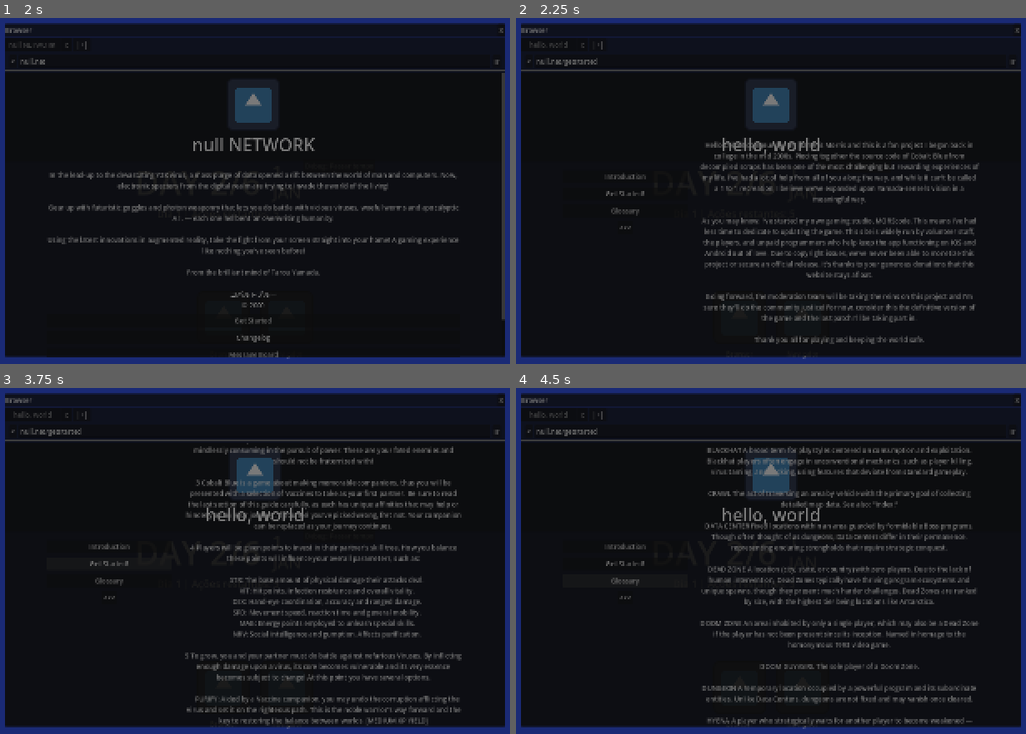
Above: before the commit, frames 1-4 (two rows, left to right).
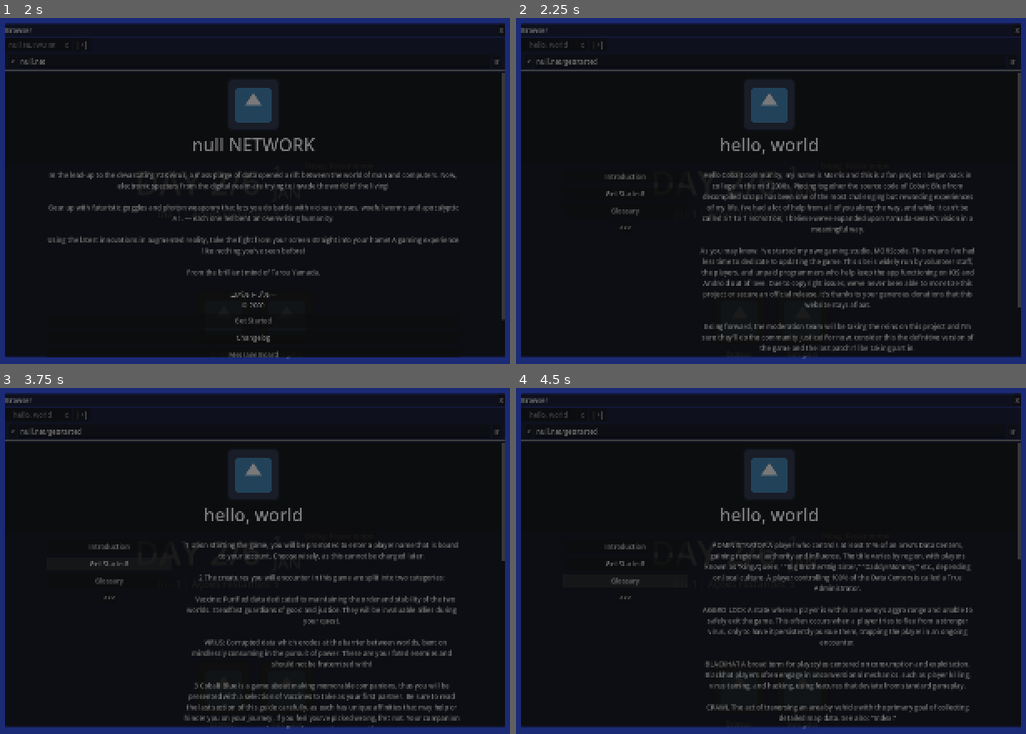
Above: after the commit, the same moments.

Repository: GYU-GAZE/NULL-NETWORK
Game: Godot game, scene res://core/main.tscn
Two runs of this game, one before a commit and one after it. Both use one fixed random seed, a clock stepped at 60 frames per second and the inputs below. The engine's default icon, where the game draws it, is replaced by a stand-in: a white triangle on a blue panel in a dark square.
Inputs:
- Up to frame 1 (2 s): click "Debug: Passar tempo" at 0.5 s; click "Browser" at 1.25 s
- Up to frame 2 (2.25 s): click "Get Started" at 2 s
- Up to frame 3 (3.75 s): click "Introduction" at 2.75 s; click "Get Started!" at 3.5 s
- Up to frame 4 (4.5 s): click "Glossary" at 4.25 s

Frame 1 is identical in both runs. In frame 2, 12% of the frame differs, in the area x 36-100%, y 15-97%; in frame 3, 12%; in frame 4, 13%, in the area x 36-100%, y 15-98%.

Commit message:
starting notif

Diff:
--- a/apps/browser/site_action_button.gd
+++ b/apps/browser/site_action_button.gd
@@ -1,5 +1,10 @@
 extends Button
 class_name SiteActionButton
+
+@export_category("Notification")
+@export var show_notification: bool = false
+@export var notification_title: String = ""
+@export_multiline var notification_message: String = ""
 
 signal browser_navigation_requested(url: String)
 
@@ -71,6 +76,7 @@
 	_apply_number_action()
 	_apply_single_visibility_action()
 	_apply_multiple_visibility_actions()
+	_apply_notification_action()
 	_apply_navigation_action()
 
 
@@ -192,3 +198,9 @@
 		return
 
 	browser_navigation_requested.emit(clean_url)
+
+func _apply_notification_action() -> void:
+	if not show_notification:
+		return
+
+	UniversalNotifications.push(notification_title, notification_message)
--- a/apps/browser/site_rich_text_label.gd
+++ b/apps/browser/site_rich_text_label.gd
@@ -43,6 +43,10 @@
 	# [url=show:../SecretPanel]Show node[/url]
 	# [url=hide:../SecretPanel]Hide node[/url]
 	# [url=toggle_node:../SecretPanel]Toggle node[/url]
+
+	if meta_text.begins_with("notify:"):
+		_run_notification(meta_text.trim_prefix("notify:"))
+		return
 
 	if meta_text.begins_with("nav:"):
 		_run_navigation(meta_text.trim_prefix("nav:"))
@@ -165,3 +169,17 @@
 
 	var canvas_item: CanvasItem = target_node as CanvasItem
 	canvas_item.visible = not canvas_item.visible
+
+func _run_notification(payload: String) -> void:
+	var parts: PackedStringArray = payload.split("|", false)
+
+	if parts.size() <= 0:
+		return
+
+	var title: String = parts[0].strip_edges()
+	var message: String = ""
+
+	if parts.size() >= 2:
+		message = parts[1].strip_edges()
+
+	UniversalNotifications.push(title, message)
--- a/apps/navigator/app_navigator.tscn
+++ b/apps/navigator/app_navigator.tscn
@@ -3,6 +3,8 @@
 [ext_resource type="Script" uid="uid://ckvkd6ckteaqr" path="res://apps/navigator/app_navigator.gd" id="1_bqhse"]
 [ext_resource type="Script" uid="uid://c81tcrqrtfpb5" path="res://data/templates/map_location.gd" id="2_h65ck"]
 [ext_resource type="Resource" uid="uid://csosrd43b0u55" path="res://data/content/encounters/AkihabaraLocation.tres" id="3_plepu"]
+[ext_resource type="Script" uid="uid://d1pihqcg2dnkp" path="res://systems/ui/notification_layer.gd" id="4_2eqnt"]
+[ext_resource type="PackedScene" uid="uid://dwopyu1m0pfrm" path="res://systems/ui/notification_toast.tscn" id="5_hm2l6"]
 
 [node name="AppNavigator" type="Panel" unique_id=2140236202]
 script = ExtResource("1_bqhse")
@@ -27,3 +29,19 @@
 [node name="BtnScan" type="Button" parent="HBoxContainer/LocationDetails" unique_id=865560310]
 unique_name_in_owner = true
 layout_mode = 2
+
+[node name="NavigatorRoot" type="Control" parent="." unique_id=1007701186]
+anchors_preset = 0
+offset_right = 40.0
+offset_bottom = 40.0
+
+[node name="NotificationLayer" type="Control" parent="NavigatorRoot" unique_id=1298953669]
+layout_mode = 1
+anchors_preset = 15
+anchor_right = 1.0
+anchor_bottom = 1.0
+grow_horizontal = 2
+grow_vertical = 2
+mouse_filter = 2
+script = ExtResource("4_2eqnt")
+toast_scene = ExtResource("5_hm2l6")
--- /dev/null
+++ b/core/autoloads/universal_notifications.gd
@@ -0,0 +1,33 @@
+extends Node
+
+signal notification_requested(title: String, message: String)
+
+var notification_history: Array[Dictionary] = []
+
+
+func push(title: String, message: String) -> void:
+	var clean_title: String = title.strip_edges()
+	var clean_message: String = message.strip_edges()
+
+	if clean_title.is_empty() and clean_message.is_empty():
+		return
+
+	var data: Dictionary = {
+		"title": clean_title,
+		"message": clean_message
+	}
+
+	notification_history.append(data)
+	notification_requested.emit(clean_title, clean_message)
+
+
+func push_simple(message: String) -> void:
+	push("", message)
+
+
+func clear_history() -> void:
+	notification_history.clear()
+
+
+func get_history() -> Array[Dictionary]:
+	return notification_history.duplicate()
--- a/data/content/sites/null network/nnw_getstarted1.tscn
+++ b/data/content/sites/null network/nnw_getstarted1.tscn
@@ -108,17 +108,12 @@
 custom_minimum_size = Vector2(20, 0)
 layout_mode = 2
 
-[node name="Control2" type="Control" parent="MasterScroll/PageVBox/ContentArea/HBoxContainer" unique_id=1721326422]
+[node name="Control2" type="VBoxContainer" parent="MasterScroll/PageVBox/ContentArea/HBoxContainer" unique_id=1623854215]
 layout_mode = 2
 size_flags_horizontal = 3
 
 [node name="IntroductionLabel" type="Label" parent="MasterScroll/PageVBox/ContentArea/HBoxContainer/Control2" unique_id=316809722]
-layout_mode = 1
-anchors_preset = 15
-anchor_right = 1.0
-anchor_bottom = 1.0
-grow_horizontal = 2
-grow_vertical = 2
+layout_mode = 2
 size_flags_horizontal = 3
 size_flags_vertical = 1
 text = "Hello Cobalt community, my name is Morris and this is a fan project I began back in college in the mid 2000s. P …(322 unchanged characters)…
@@ -135,12 +130,7 @@
 
 [node name="GetStartedLabel" type="Label" parent="MasterScroll/PageVBox/ContentArea/HBoxContainer/Control2" unique_id=1722132267]
 visible = false
-layout_mode = 1
-anchors_preset = 15
-anchor_right = 1.0
-anchor_bottom = 1.0
-grow_horizontal = 2
-grow_vertical = 2
+layout_mode = 2
 size_flags_horizontal = 3
 size_flags_vertical = 1
 text = "1 Upon starting the game, you will be prompted to enter a player name that is bound to your account. Choose wisely, as this cannot be changed later.
@@ -176,12 +166,7 @@
 
 [node name="GlossaryLabel" type="Label" parent="MasterScroll/PageVBox/ContentArea/HBoxContainer/Control2" unique_id=471311050]
 visible = false
-layout_mode = 1
-anchors_preset = 15
-anchor_right = 1.0
-anchor_bottom = 1.0
-grow_horizontal = 2
-grow_vertical = 2
+layout_mode = 2
 size_flags_horizontal = 3
 size_flags_vertical = 1
 text = "ADMINISTRATOR A player who controls at least 51% of an area’s Data Centers, gaining regional authority and infl …(223 unchanged characters)…
--- a/project.godot
+++ b/project.godot
@@ -27,6 +27,7 @@
 CombatManager="*uid://dya47f8vc1y21"
 GameState="*uid://bcrfrujoy08hd"
 NetworkUserDatabase="*uid://hgxhi0xngeti"
+UniversalNotifications="*uid://76i2tpbcma6u"
 
 [display]
 
--- /dev/null
+++ b/systems/ui/notification_layer.gd
@@ -0,0 +1,90 @@
+extends Control
+class_name NotificationLayer
+
+@export var toast_scene: PackedScene
+@export var top_offset: float = 40.0
+@export var right_offset: float = 16.0
+@export var hidden_offset_y: float = -120.0
+@export var max_visible_notifications: int = 1
+
+var queue: Array[Dictionary] = []
+var active_toasts: Array[NotificationToast] = []
+
+
+func _ready() -> void:
+	mouse_filter = Control.MOUSE_FILTER_IGNORE
+
+	if not UniversalNotifications.notification_requested.is_connected(_on_notification_requested):
+		UniversalNotifications.notification_requested.connect(_on_notification_requested)
+
+
+func _on_notification_requested(title: String, message: String) -> void:
+	queue.append({
+		"title": title,
+		"message": message
+	})
+
+	_try_show_next()
+
+
+func _try_show_next() -> void:
+	if toast_scene == null:
+		push_error("NotificationLayer: toast_scene não configurada.")
+		return
+
+	if active_toasts.size() >= max_visible_notifications:
+		return
+
+	if queue.is_empty():
+		return
+
+	var data: Dictionary = queue.pop_front()
+
+	var toast: NotificationToast = toast_scene.instantiate() as NotificationToast
+
+	if toast == null:
+		push_error("NotificationLayer: toast_scene precisa ter root NotificationToast.")
+		return
+
+	add_child(toast)
+	active_toasts.append(toast)
+
+	toast.setup(
+		str(data.get("title", "")),
+		str(data.get("message", ""))
+	)
+
+	if not toast.finished.is_connected(_on_toast_finished):
+		toast.finished.connect(_on_toast_finished)
+
+	await get_tree().process_frame
+
+	var final_pos: Vector2 = _get_toast_final_position(toast)
+	var hidden_pos: Vector2 = _get_toast_hidden_position(toast, final_pos)
+
+	toast.play(final_pos, hidden_pos)
+
+
+func _get_toast_final_position(toast: NotificationToast) -> Vector2:
+	var viewport_size: Vector2 = get_viewport_rect().size
+	var toast_size: Vector2 = toast.size
+
+	if toast_size.x <= 0.0 or toast_size.y <= 0.0:
+		toast_size = toast.get_combined_minimum_size()
+
+	return Vector2(
+		viewport_size.x - toast_size.x - right_offset,
+		top_offset
+	)
+
+
+func _get_toast_hidden_position(toast: NotificationToast, final_pos: Vector2) -> Vector2:
+	return Vector2(
+		final_pos.x,
+		hidden_offset_y
+	)
+
+
+func _on_toast_finished(toast: NotificationToast) -> void:
+	active_toasts.erase(toast)
+	_try_show_next()
--- /dev/null
+++ b/systems/ui/notification_toast.gd
@@ -0,0 +1,62 @@
+extends PanelContainer
+class_name NotificationToast
+
+signal finished(toast: NotificationToast)
+
+@onready var title_label: Label = %TitleLabel
+@onready var message_label: Label = %MessageLabel
+
+@export var visible_duration: float = 3.5
+@export var enter_duration: float = 0.25
+@export var exit_duration: float = 0.25
+
+var final_position: Vector2 = Vector2.ZERO
+var hidden_position: Vector2 = Vector2.ZERO
+
+
+func setup(title: String, message: String) -> void:
+	if is_node_ready():
+		_apply_text(title, message)
+	else:
+		await ready
+		_apply_text(title, message)
+
+
+func _apply_text(title: String, message: String) -> void:
+	title_label.text = title
+	message_label.text = message
+
+	title_label.visible = not title.strip_edges().is_empty()
+	message_label.visible = not message.strip_edges().is_empty()
+
+
+func play(final_pos: Vector2, hidden_pos: Vector2) -> void:
+	final_position = final_pos
+	hidden_position = hidden_pos
+
+	position = hidden_position
+	modulate.a = 1.0
+	show()
+
+	var tween: Tween = create_tween()
+	tween.set_trans(Tween.TRANS_QUAD)
+	tween.set_ease(Tween.EASE_OUT)
+	tween.tween_property(self, "position", final_position, enter_duration)
+
+	await tween.finished
+	await get_tree().create_timer(visible_duration).timeout
+
+	await dismiss()
+
+
+func dismiss() -> void:
+	var tween: Tween = create_tween()
+	tween.set_trans(Tween.TRANS_QUAD)
+	tween.set_ease(Tween.EASE_IN)
+	tween.parallel().tween_property(self, "position", hidden_position, exit_duration)
+	tween.parallel().tween_property(self, "modulate:a", 0.0, exit_duration)
+
+	await tween.finished
+
+	finished.emit(self)
+	queue_free()
--- /dev/null
+++ b/systems/ui/notification_toast.tscn
@@ -0,0 +1,33 @@
+[gd_scene format=3 uid="uid://dwopyu1m0pfrm"]
+
+[ext_resource type="Script" uid="uid://djltrrynblxyu" path="res://systems/ui/notification_toast.gd" id="1_gvxqv"]
+
+[node name="NotificationToast" type="PanelContainer" unique_id=2042007074]
+custom_minimum_size = Vector2(320, 80)
+anchors_preset = 15
+anchor_right = 1.0
+anchor_bottom = 1.0
+grow_horizontal = 2
+grow_vertical = 2
+script = ExtResource("1_gvxqv")
+
+[node name="MarginContainer" type="MarginContainer" parent="." unique_id=443056733]
+layout_mode = 2
+theme_override_constants/margin_left = 12
+theme_override_constants/margin_top = 12
+theme_override_constants/margin_right = 12
+theme_override_constants/margin_bottom = 12
+
+[node name="VBoxContainer" type="VBoxContainer" parent="MarginContainer" unique_id=1536318542]
+layout_mode = 2
+
+[node name="TitleLabel" type="Label" parent="MarginContainer/VBoxContainer" unique_id=1873582915]
+unique_name_in_owner = true
+layout_mode = 2
+text = "Notification"
+
+[node name="MessageLabel" type="Label" parent="MarginContainer/VBoxContainer" unique_id=1860255469]
+unique_name_in_owner = true
+layout_mode = 2
+text = "Message"
+autowrap_mode = 2
Not shown, added: core/autoloads/universal_notifications.gd.uid
Not shown, added: systems/ui/notification_layer.gd.uid
Not shown, added: systems/ui/notification_toast.gd.uid
